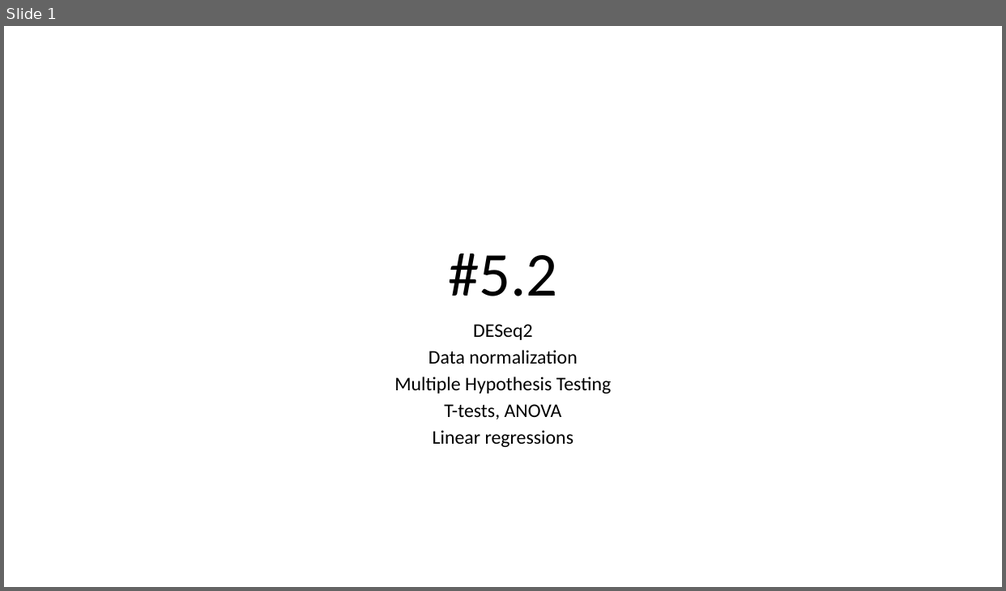
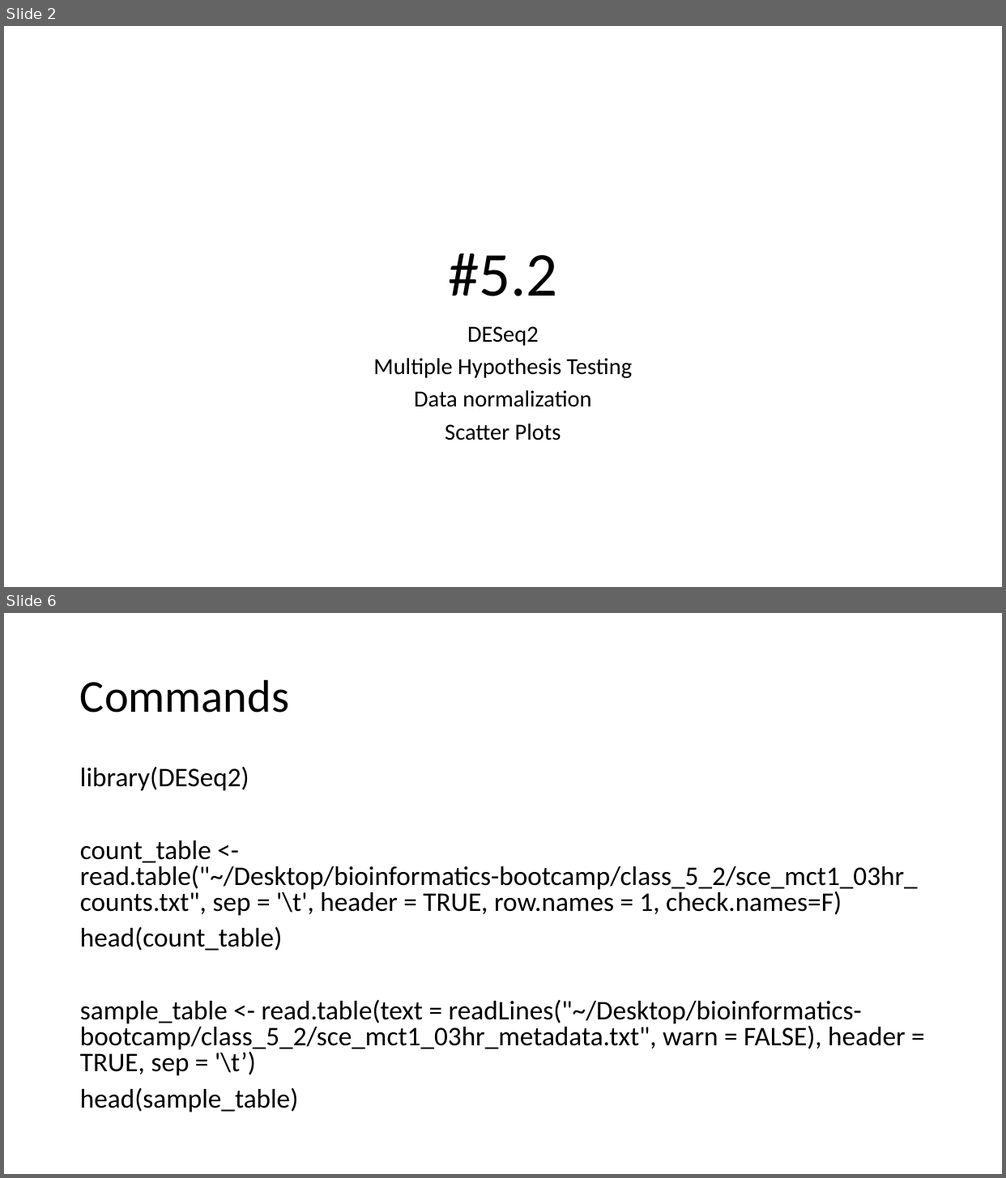
Before and after one commit to j-berg/bioinformatics-bootcamp, a slide deck: class_5_2/class_5_2.pptx. Shown one above the other, each under a label of ours: slide 1 before the commit, slides 2 and 6 after it; the slides between them are not shown. The pictures are 1006x591 and 1006x1178 pixels, drawn with LibreOffice and Linux fonts; fonts in the diff are those of the drawing. Boxes give left, top, right and bottom in pixels: in the first picture for what was removed or moved away, otherwise in the second. Text is boxed around its words. In the diff, an @@ line names an element or a change of style, - is before the commit and + after.

```diff
--- a/class_5_2/class_5_2.pptx
+++ b/class_5_2/class_5_2.pptx
@@ slide 6 added at (4, 613, 1002, 1174), background #FFFFFF @@
@@ title added at (80, 679, 289, 713), 44 pt, text #000000 @@
+Commands
@@ text added at (80, 767, 918, 1113), 25.9 pt, text #000000 @@
+library(DESeq2)
+count_table <- read.table("~/Desktop/bioinformatics-bootcamp/class_5_2/sce_mct1_03hr_counts.txt", sep = '\t', header = TRUE, row.names = 1, check.names=F)
+head(count_table)
+sample_table <- read.table(text = readLines("~/Desktop/bioinformatics-bootcamp/class_5_2/sce_mct1_03hr_metadata.txt", warn = FALSE), header = TRUE, sep = '\t’)
+head(sample_table)
@@ what was slide 1 is now slide 2 @@
@@ slide 2 changed as well @@
@@ subtitle at (414, 327, 591, 408): size 18.6 to 22.2 pt in "DESeq2", "Data normalization"; line spacing 0.7 to 0.8 @@
@@ subtitle at (373, 358, 633, 378): paragraph added @@
+Multiple Hypothesis Testing
@@ subtitle at (445, 424, 561, 441): text changed; size 18.6 to 22.2 pt @@
-Multiple Hypothesis Testing
-T-tests, ANOVA
-Linear regressions
+Scatter Plots
```
Also in this commit, not shown: 12 other slides added, 7 other files.
